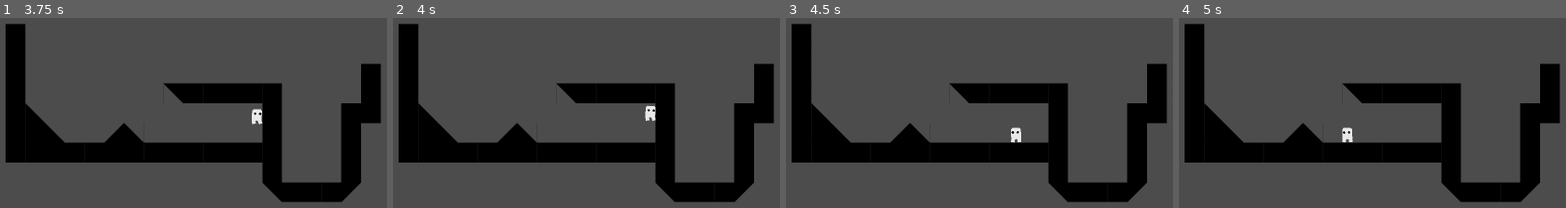
Above: before the commit, frames 1-4 (left to right).
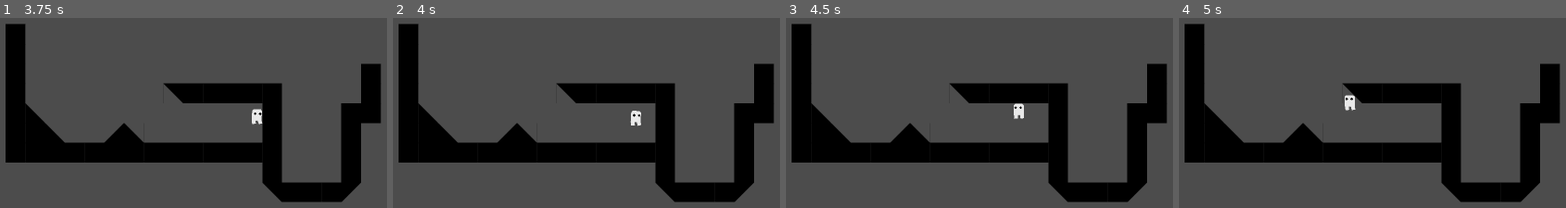
Above: after the commit, the same moments.

Repository: Maigal/gorace
Game: Godot game, scene res://Levels/level_0.tscn
The game is run twice, just before and just after one commit, with the same random seed, the same clock (stepped at 60 frames per second) and the same inputs.
Inputs:
- Up to frame 1 (3.75 s): tap Enter at 0.5 s; hold Right (move_right) 0.53-2.03 s; tap Space (jump) at 0.6, 0.77, 1.07, 1.35, 1.52, 1.82, 2.1, 2.85, 3.02, 3.32, 3.5, 3.6 s; hold Left (move_left) 2.03-2.78 s; hold Right (move_right) from 2.78 s (still down)
- Up to frame 2 (4 s): keep holding Right (move_right); tap Space (jump) at 3.77 s
- Up to frame 3 (4.5 s): tap Space (jump) at 4.07, 4.35 s; release Right (move_right) at 4.28 s; hold Left (move_left) from 4.28 s (still down)
- Up to frame 4 (5 s): keep holding Left (move_left); tap Space (jump) at 4.52, 4.82 s

Frame 1 is identical in both runs. In frame 2, 0.4% of the frame differs, in the area x 61-68%, y 45-58%; in frame 3, 0.4%; in frame 4, 0.4%, in the area x 42-46%, y 40-66%.

Commit message:
knockback to both sides

Diff:
--- a/client/Player.gd
+++ b/client/Player.gd
@@ -9,6 +9,8 @@
 const MAX_WALL_JUMP_KNOCKBACK = 200
 
 onready var anim_player = $AnimationPlayer
+onready var leftCollider = $Colliders/WallCollider_Left
+onready var rightCollider = $Colliders/WallCollider_Right
 
 var y_velocity = 0
 var x_velocity = 0
@@ -49,13 +51,18 @@
 
 func moveX(direction):
 	var knockbackMovespeed = 1
-	if (wallJumpKnockback > 0):
+	if (wallJumpKnockback != 0):
 		if (wallJumpDirection != player_direction):
-			knockbackMovespeed = max((wallJumpKnockback * 100 / MAX_WALL_JUMP_KNOCKBACK), 1)
+			if wallJumpDirection == 1:
+				knockbackMovespeed = max((wallJumpKnockback * 100 / MAX_WALL_JUMP_KNOCKBACK), 1)
+			elif wallJumpDirection == -1:
+				knockbackMovespeed = min((wallJumpKnockback * 100 / MAX_WALL_JUMP_KNOCKBACK), -1)
 		else:
 			knockbackMovespeed = 2
 
-	move_and_slide(Vector2((direction * MOVE_SPEED / knockbackMovespeed) + wallJumpKnockback, y_velocity), Vector2.UP)
+
+
+	move_and_slide(Vector2((direction * (MOVE_SPEED / knockbackMovespeed)) + wallJumpKnockback, y_velocity), Vector2.UP)
 	if direction != 0:
 		if direction > 0:
 			player_direction = 1
@@ -90,18 +97,23 @@
 
 #	print(is_on_wall())
 
-	var wallCollider = false
-	if $Rig/WallCollider.is_colliding() and $Rig/WallCollider.get_collider().is_in_group("terrain"):
-		wallCollider = true
-
-	print(canWallJump)
+	var wallCollider = null
+	if rightCollider.is_colliding() and rightCollider.get_collider().is_in_group("terrain"):
+		wallCollider = "right"
+	elif leftCollider.is_colliding() and leftCollider.get_collider().is_in_group("terrain"):
+		wallCollider = "left"
 
 	if isGrounded  and Input.is_action_just_pressed("jump"):
 		y_velocity = -JUMP_FORCE
 	elif wallCollider and Input.is_action_just_pressed("jump") and (canWallJump or wallJumpDirection != -player_direction):
+		var dir
+		if wallCollider == "right":
+			dir = -1
+		elif wallCollider == "left":
+			dir = 1
 		y_velocity = -JUMP_FORCE * 0.65
-		wallJumpKnockback = MAX_WALL_JUMP_KNOCKBACK * -player_direction
-		wallJumpDirection = -player_direction
+		wallJumpKnockback = MAX_WALL_JUMP_KNOCKBACK * dir
+		wallJumpDirection = 1 * dir
 		canWallJump = false
 
 
--- a/client/Player.tscn
+++ b/client/Player.tscn
@@ -416,13 +416,21 @@
 "_edit_horizontal_guides_": [ 22.3129 ]
 }
 
-[node name="Rig" type="Node2D" parent="."]
-
-[node name="WallCollider" type="RayCast2D" parent="Rig"]
+[node name="Colliders" type="Node2D" parent="."]
+
+[node name="WallCollider_Right" type="RayCast2D" parent="Colliders"]
 position = Vector2( 0, 10 )
 enabled = true
-cast_to = Vector2( 25, 0 )
+cast_to = Vector2( 15, 0 )
 collision_mask = 2147483650
+
+[node name="WallCollider_Left" type="RayCast2D" parent="Colliders"]
+position = Vector2( 0, 10 )
+enabled = true
+cast_to = Vector2( -15, 0 )
+collision_mask = 2147483650
+
+[node name="Rig" type="Node2D" parent="."]
 
 [node name="Body" type="Sprite" parent="Rig"]
 texture = ExtResource( 1 )
